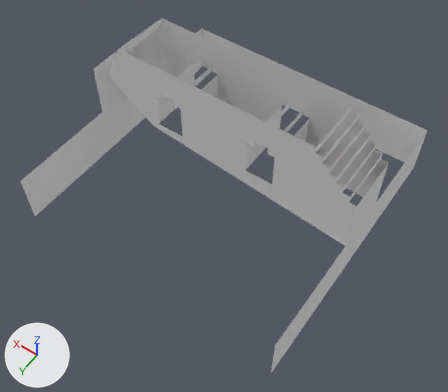
Renders of the OBJ model GenWorldGame/Assets/Voxels/Wall.obj from each side of a commit.
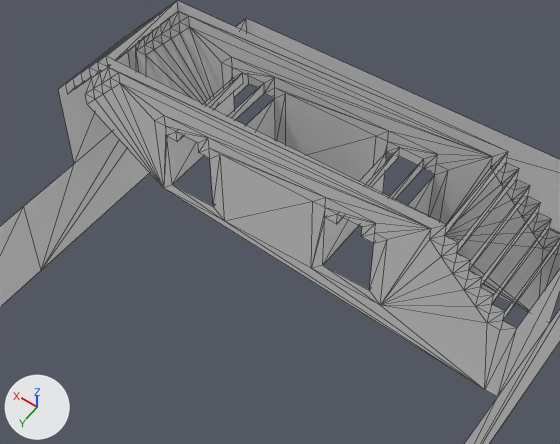
Each version is shown whole from a 50 mm camera at (-3.23, 4.69, 7.17) aimed at (-0.27, 0.53, 0.64), then close up on the part from 13% to 85% of the width and 5% to 70% of the height. The axes (+X, +Y, +Z) are drawn at lower left. The lights are the same throughout. The close-ups show mesh edges as thin lines. Where no turn or scale is listed for an object, it has been applied to the vertices. Vertices at the same position are counted once.

Before the edit, the objects in view are built like this:
```python
me_untitled = bpy.data.meshes.new('Untitled')
me_untitled.from_pydata(...)  # 188 vertices, 308 faces; spans x -2.0..2.0, y -2.0..2.0, z 0.0..2.2
me_untitled.materials.append(mat_palette)  # white #e7e7e7
ob_untitled = bpy.data.objects.new('Untitled', me_untitled)
ob_untitled.location = (0.0, 0.0, 0.0)
```
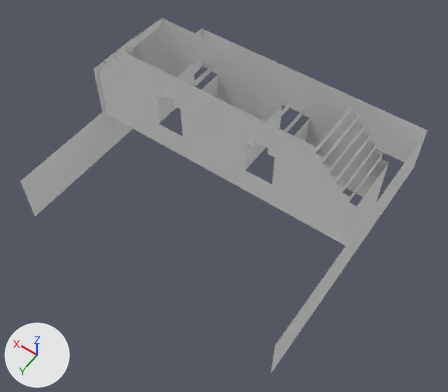
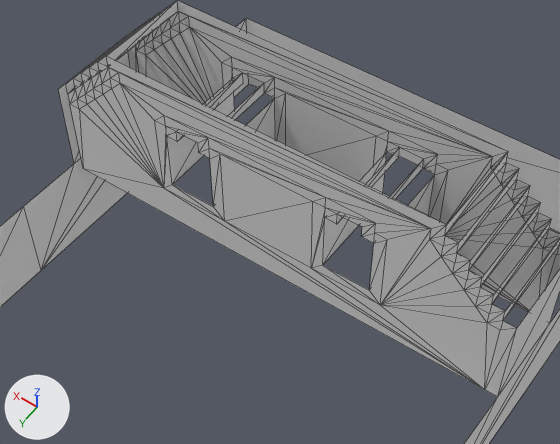
Commit message: Bump release version

The change in detail:
me_untitled is used by ob_untitled; location (0.0, 0.0, 0.0).
me_untitled had 188 vertices, 308 faces and spanned x -2.0..2.0, y -2.0..2.0, z 0.0..2.2.
me_untitled now has 192 vertices, 322 faces and spans x -2.0..2.0, y -2.0..2.0, z 0.0..2.2.
Part 1, on me_untitled:
4 vertices are added at (1.8, 0.4, 1.5), (1.8, 0.4, 1.6), (1.9, 0.4, 0.8), (1.9, 0.4, 1.5).
14 new faces join them.

Pixel boxes (x1, y1, x2, y2) of what changed, in the close-ups (560 x 444 px):
part 1 of me_untitled, added: after (68, 74, 480, 387)
